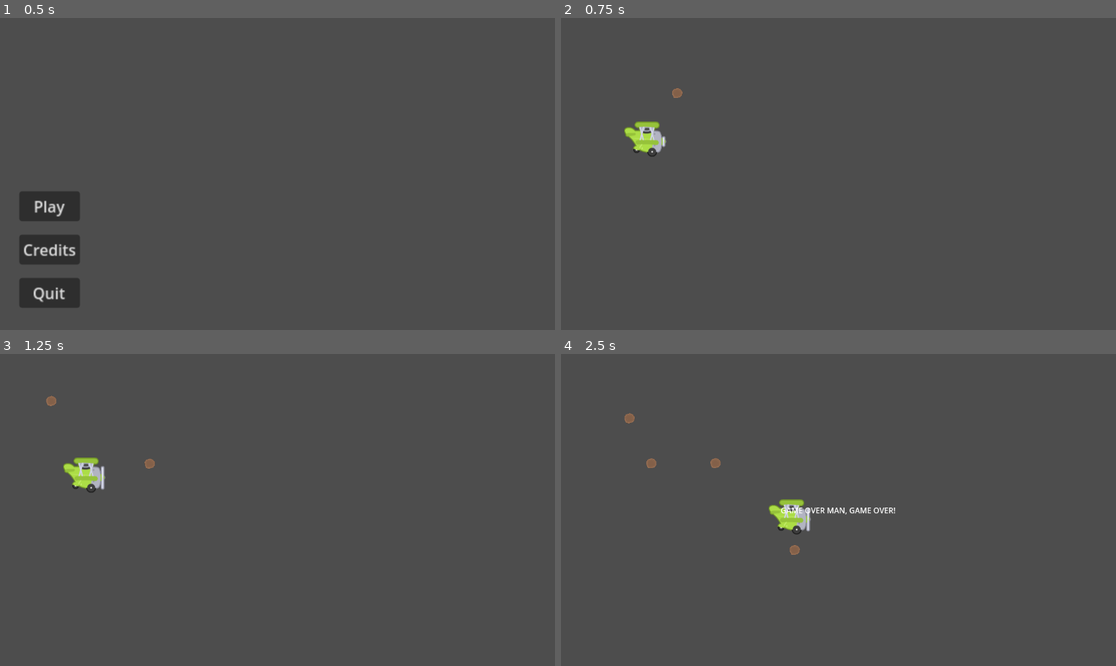
Above: before the commit, frames 1-4 (two rows, left to right).
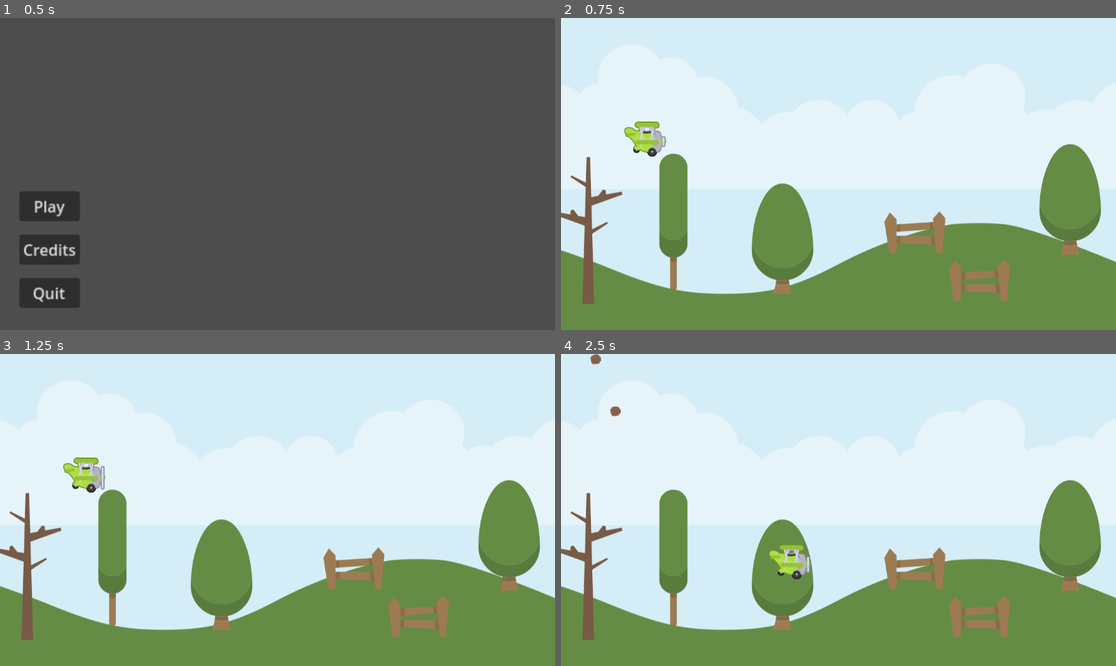
Above: after the commit, the same moments.

Repository: ndkma/genesis
Game: Godot game, scene res://scenes/main_menu/main_menu.tscn
Same seed, same stepped clock (60 frames per second), same inputs: the game is played once before the commit and once after it.
Inputs:
- Up to frame 1 (0.5 s): no input
- Up to frame 2 (0.75 s): click "Play" at 0.5 s
- Up to frame 3 (1.25 s): no input
- Up to frame 4 (2.5 s): tap Enter at 1.25 s; hold Right (ui_right) 1.28-2.03 s; hold Down (ui_down) from 2.03 s (still down)

Frame 1 is identical in both runs. In frame 2, 99% of the frame differs, in the area x 0-100%, y 0-100%; in frame 3, 99%; in frame 4, 100%.

Commit message:
feat : add system for controlling spawned meteor population

Diff:
--- a/scenes/game_level_one/game_level_one.gd
+++ b/scenes/game_level_one/game_level_one.gd
@@ -15,3 +15,7 @@
 	add_child(game_over_screen)
 	await get_tree().create_timer(3).timeout
 	get_tree().change_scene_to_file(LevelManager.MAIN_MENU_SCENE)
+
+
+func _on_timer_timeout():
+	print("total current meteors: ", $Spawner.get_child_count())
--- a/scenes/game_level_one/game_level_one.tscn
+++ b/scenes/game_level_one/game_level_one.tscn
@@ -2,8 +2,8 @@
 
 [ext_resource type="PackedScene" uid="uid://d0058ybsakpu7" path="res://scenes/player/player.tscn" id="1_stp4p"]
 [ext_resource type="Script" path="res://scenes/game_level_one/game_level_one.gd" id="1_ta56q"]
-[ext_resource type="PackedScene" uid="uid://b40h3vbe6yo01" path="res://scenes/meteor/meteor.tscn" id="2_r5x07"]
 [ext_resource type="PackedScene" uid="uid://cq8blmx0rsvc7" path="res://scenes/spawner/spawner.tscn" id="4_qra4e"]
+[ext_resource type="Texture2D" uid="uid://s6n7hpbowhjw" path="res://assets/background/MainBG.png" id="5_xgw8s"]
 
 [node name="GameLevelOne" type="Node2D"]
 script = ExtResource("1_ta56q")
@@ -11,8 +11,16 @@
 [node name="Player" parent="." instance=ExtResource("1_stp4p")]
 position = Vector2(175, 252)
 
-[node name="Meteor" parent="." instance=ExtResource("2_r5x07")]
-position = Vector2(218, 132)
+[node name="Spawner" parent="." instance=ExtResource("4_qra4e")]
+position = Vector2(-82, -82)
 
-[node name="Spawner" parent="." instance=ExtResource("4_qra4e")]
-position = Vector2(81, 82)
+[node name="Background" type="Sprite2D" parent="."]
+z_index = -1
+position = Vector2(583, 318)
+texture = ExtResource("5_xgw8s")
+
+[node name="MeteorCounter" type="Timer" parent="."]
+wait_time = 2.0
+autostart = true
+
+[connection signal="timeout" from="MeteorCounter" to="." method="_on_timer_timeout"]
--- a/scenes/meteor/meteor.gd
+++ b/scenes/meteor/meteor.gd
@@ -3,6 +3,13 @@
 var direction:Vector2 = Vector2(randf_range(0, 1.0), randf_range(0, 1.0))
 @export var speed: float = 200.0
 
+func _ready():
+	# remove meteors from the scene after 10 seconds for those meteors
+	# that aren't removed by _on_screen_exited() below (i.e those that never
+	# actually enter the screen and would then live forever)
+	await get_tree().create_timer(10).timeout
+	queue_free()
+	print("meteor despawned: timeout")
 
 func _on_body_entered(body):
 	if body.is_in_group("player"):
@@ -14,4 +21,4 @@
 
 func _on_screen_exited():
 	queue_free()
-	print("dead meteor")
+	print("meteor despawned: offscreen")
Binary file added: assets/background/MainBG.png
Not shown, added: assets/background/MainBG.png.import
